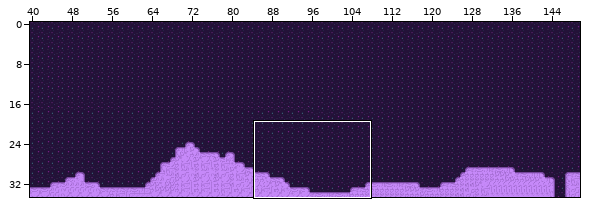
Tiled map: assets/map/level_1_map.tmx. The picture above shows the old version from afar; the outline marks the close-up.
Close-up. As it was:
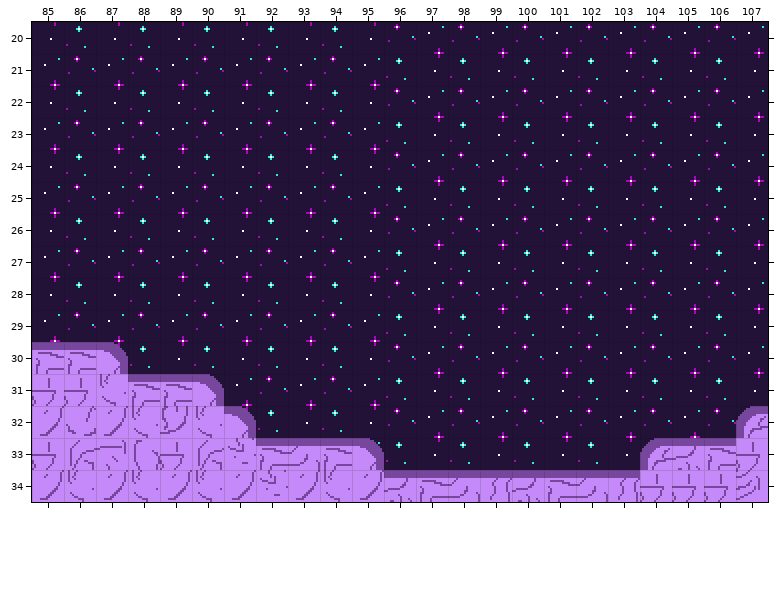
Cells are 32x32 px. Shown: x 85..107, y 20..34. The commit also changed other parts of the map, which this record leaves out.
After:
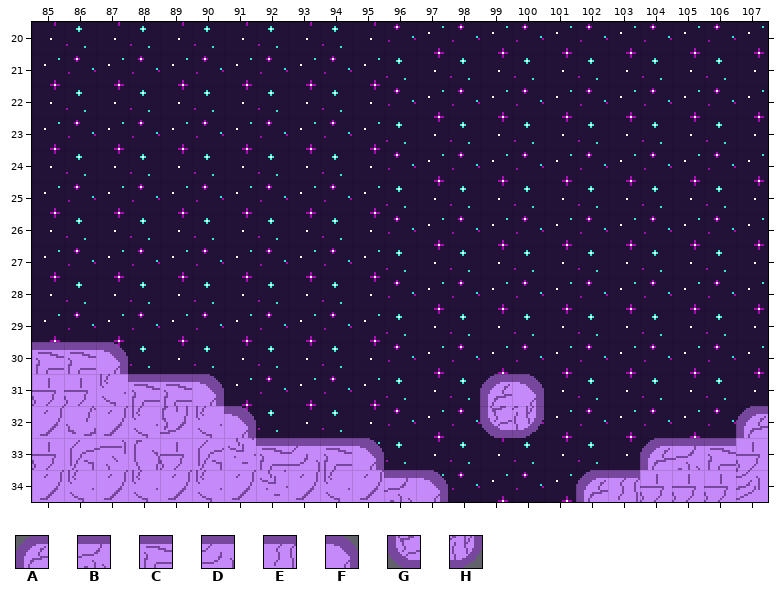
Key: from "level_1_Ground": A 0, B 1, C 2, D 3, E 4, F 5, G 30, H 35.
_ is an empty cell.
Tiles replaced or removed in this view: B, C, D, E.
What changed:
Changed rows in their new state; . is an unchanged cell.
Layer "ground":
first column x 97:
31 ..AF..
32 ..GH..
34 F____A
